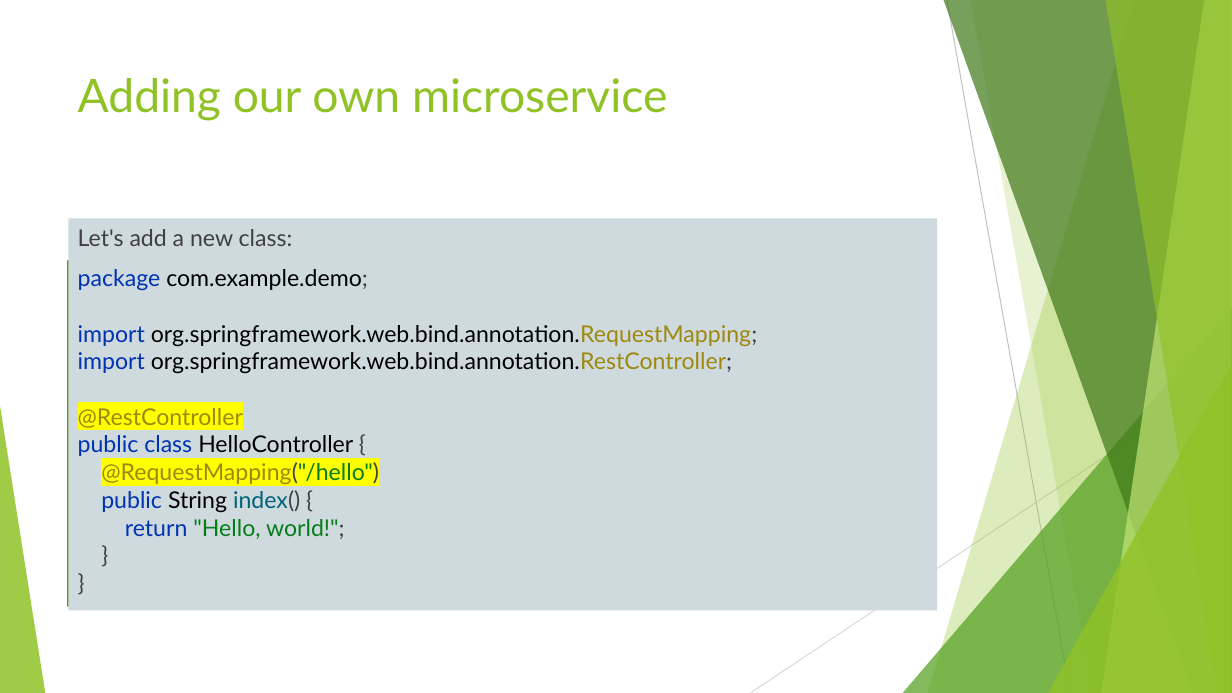
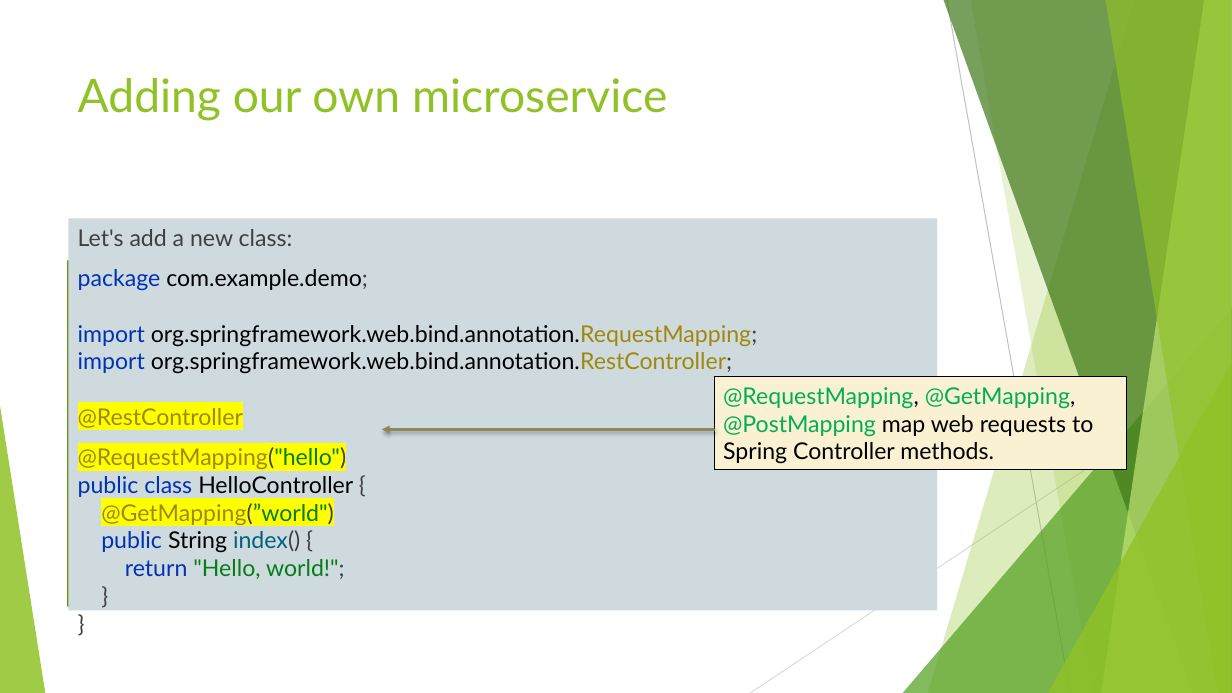
Before and after one commit to ybensman/SpringMicroserviceDemo, a slide deck: slide 8 of Spring_Beginners_2_SpringBootForMS.pptx. Drawn at 1232x693 pixels with LibreOffice and Linux fonts; fonts in the diff are those of the drawing. Boxes give left, top, right and bottom in pixels: in the first picture for what was removed or moved away, otherwise in the second. Text is boxed around its words. In the diff, an @@ line names an element or a change of style, - is before the commit and + after.

```diff
--- a/Spring_Beginners_2_SpringBootForMS.pptx
+++ b/Spring_Beginners_2_SpringBootForMS.pptx
@@ text at [78, 269, 757, 579]: text changed @@
-package com.example.demo;
-import org.springframework.web.bind.annotation.RequestMapping;
-import org.springframework.web.bind.annotation.RestController;
-@RestController
-public class HelloController {
-@RequestMapping("/hello")
-public String index() {
-return "Hello, world!";
-}
-}
+package com.example.demo;
+import org.springframework.web.bind.annotation.RequestMapping;
+import org.springframework.web.bind.annotation.RestController;
+@RestController
+@RequestMapping("hello")
+public class HelloController {
+@GetMapping(”world")
+public String index() {
+return "Hello, world!";
+}
+}
@@ rectangle added at [714, 377, 1128, 470], fill #FAF1D2, outline #000000 0.75 pt, 18 pt, text #000000 @@
+@RequestMapping, @GetMapping, @PostMapping map web requests to Spring Controller methods.
@@ arrow added from (714, 430) to (382, 430), #918655 2 pt @@
```
Also in this commit, not shown: 8 other slides changed, 2 slides added.
